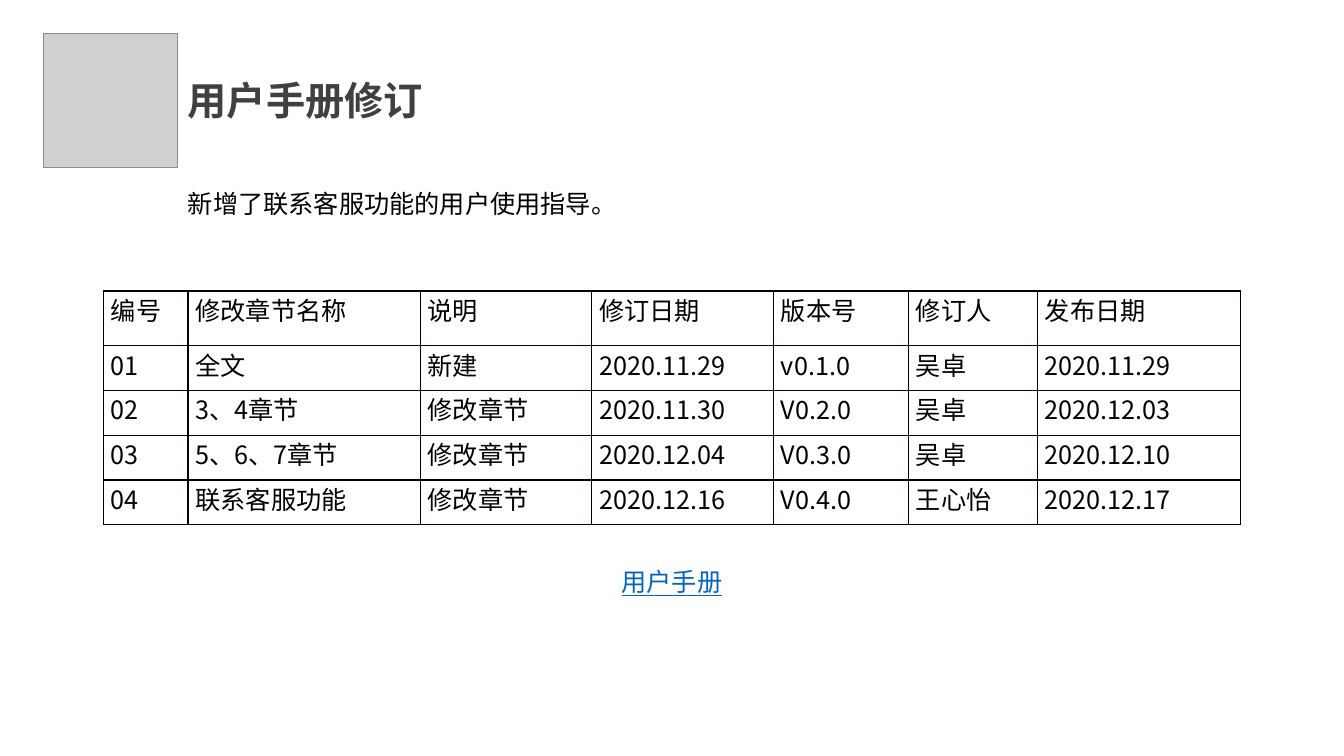
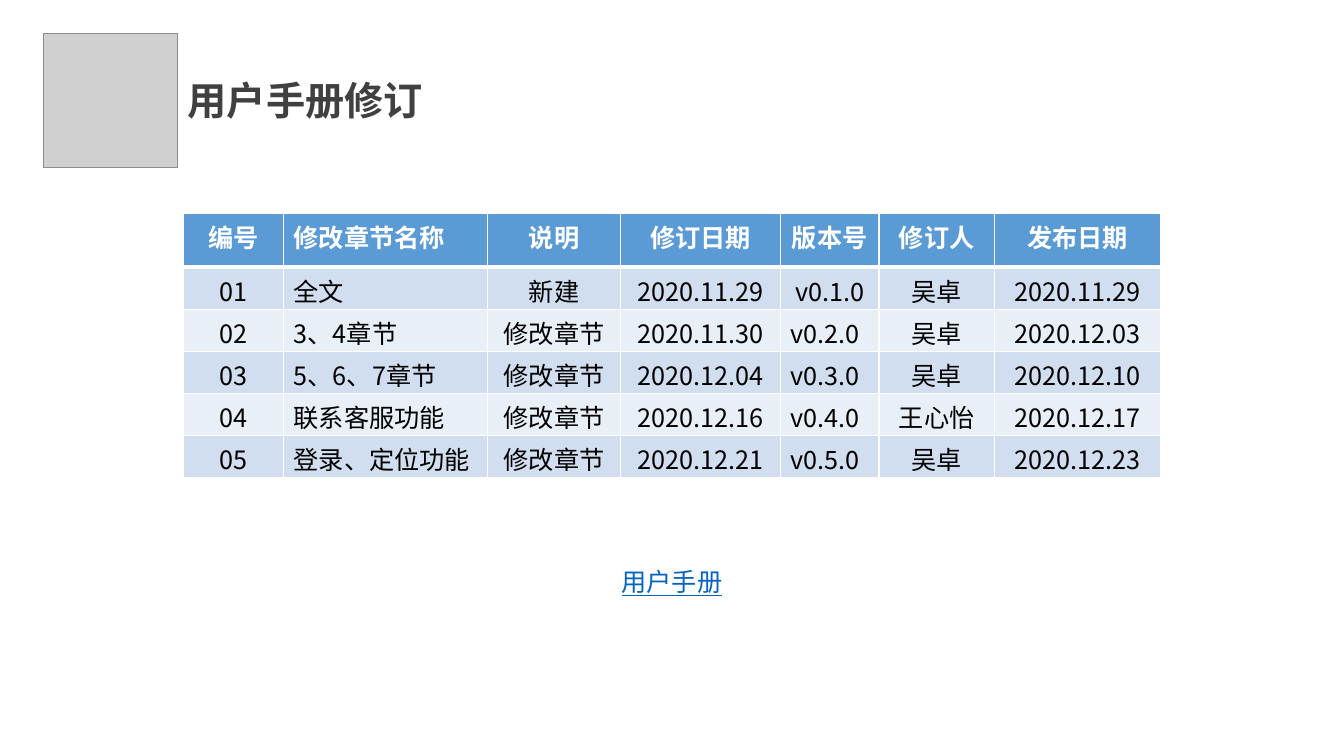
Before and after one commit to SE2020-G7/footprint, a slide deck: slide 26 of 评审PPT/实现/实现阶段.pptx (slide 24 before the commit). Drawn at 1344x756 pixels with LibreOffice and Linux fonts; fonts in the diff are those of the drawing; grey boxes stand for pictures. Boxes give left, top, right and bottom in pixels: in the first picture for what was removed or moved away, otherwise in the second. Text is boxed around its words. In the diff, an @@ line names an element or a change of style, - is before the commit and + after.

Commit message:
0.2.0

```diff
--- a/评审PPT/实现/实现阶段.pptx
+++ b/评审PPT/实现/实现阶段.pptx
@@ text removed at <box>188,191,616,215</box> @@
-新增了联系客服功能的用户使用指导。
@@ table at <box>184,214,1159,478</box> @@
-row 3: 02 | 3、4章节 | 修改章节 | 2020.11.30 | V0.2.0 | 吴卓 | 2020.12.03
-row 4: 03 | 5、6、7章节 | 修改章节 | 2020.12.04 | V0.3.0 | 吴卓 | 2020.12.10
-row 5: 04 | 联系客服功能 | 修改章节 | 2020.12.16 | V0.4.0 | 王心怡 | 2020.12.17
+row 3: 02 | 3、4章节 | 修改章节 | 2020.11.30 | v0.2.0 | 吴卓 | 2020.12.03
+row 4: 03 | 5、6、7章节 | 修改章节 | 2020.12.04 | v0.3.0 | 吴卓 | 2020.12.10
+row 5: 04 | 联系客服功能 | 修改章节 | 2020.12.16 | v0.4.0 | 王心怡 | 2020.12.17
+row 6: 05 | 登录、定位功能 | 修改章节 | 2020.12.21 | v0.5.0 | 吴卓 | 2020.12.23
@@ table: place and size @@
-table at <box>104,291,1240,525</box>
+table at <box>184,214,1159,478</box>
```
Also in this commit, not shown: 9 other slides changed, 2 slides added, 2 slides removed.
